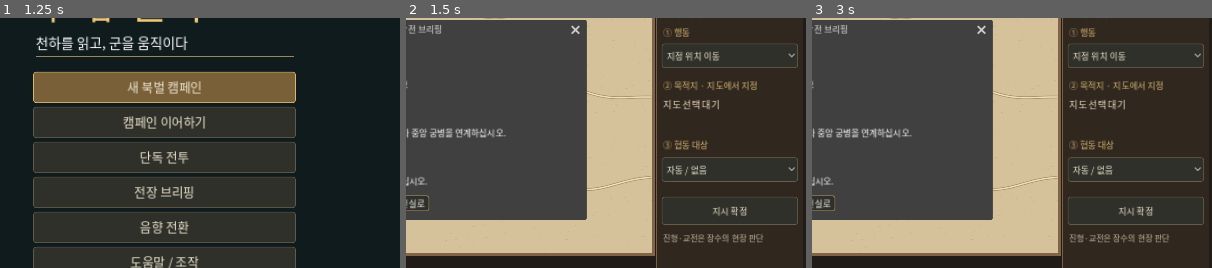
Above: before the commit, frames 1-3 (left to right).
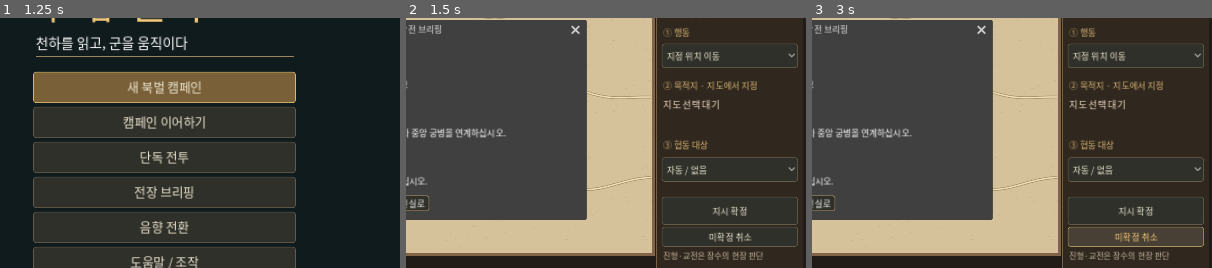
Above: after the commit, the same moments.

Repository: slows28/gunryak
Game: Godot game, scene res://main.tscn
The game is run twice, just before and just after one commit, with the same random seed, the same clock (stepped at 60 frames per second) and the same inputs.
Inputs (mouse positions are % of the whole screen's width and height, from its top left):
- Up to frame 1 (1.25 s): click "작전 지도" at 0.5 s
- Up to frame 2 (1.5 s): click "작전 지도 열기" at 1.25 s
- Up to frame 3 (3 s): click "상세 편성" at 2 s; click (90, 72) at 2.75 s, where only the run after the commit has a clickable "미확정 취소"
The pictures show only the part of the screen within x 50-100%, y 28-78%; the shares and areas given below are measured in that part.

Frame 1 is identical in both runs. In frame 2, 1.2% of the frame differs, in the area x 64-98%, y 83-97%; in frame 3, 2.8%.

Commit message:
fix: preserve unconfirmed map orders, explicit cancel and safe screen switching

Diff:
--- a/scripts/order_map.gd
+++ b/scripts/order_map.gd
@@ -59,19 +59,28 @@
     info.autowrap_mode=TextServer.AUTOWRAP_WORD_SMART
     _label("① 행동",Vector2(1048,235),Vector2(216,24),14,GOLD)
     action_choice=_choice(Vector2(1046,265),Vector2(218,39),ACTIONS)
-    action_choice.item_selected.connect(func(_i: int): draft_dirty=true; queue_redraw())
+    action_choice.item_selected.connect(func(_i: int):
+        draft_dirty=true
+        queue_redraw())
     _label("② 목적지 · 지도에서 지정",Vector2(1048,320),Vector2(220,25),14,GOLD)
     destination_label=_label("",Vector2(1048,350),Vector2(220,52),15,Color("#eadbc1"))
     destination_label.autowrap_mode=TextServer.AUTOWRAP_WORD_SMART
     _label("③ 협동 대상",Vector2(1048,415),Vector2(216,25),14,GOLD)
     partner_choice=_choice(Vector2(1046,447),Vector2(218,39),[])
-    partner_choice.item_selected.connect(func(_i: int): draft_dirty=true; queue_redraw())
+    partner_choice.item_selected.connect(func(_i: int):
+        draft_dirty=true
+        queue_redraw())
     apply=_button("지시 확정",Vector2(1046,510),Vector2(218,45),_apply)
-    _label("진형·교전은 장수의 현장 판단",Vector2(1048,565),Vector2(218,51),13,Color("#c4b69e")).autowrap_mode=TextServer.AUTOWRAP_WORD_SMART
+    _button("미확정 취소",Vector2(1046,558),Vector2(218,31),func():
+        draft_dirty=false
+        _select(selected_id))
+    _label("진형·교전은 장수의 현장 판단",Vector2(1048,593),Vector2(218,32),13,Color("#c4b69e")).autowrap_mode=TextServer.AUTOWRAP_WORD_SMART
     feedback=_label("",Vector2(25,637),Vector2(920,58),17,GOLD)
     feedback.autowrap_mode=TextServer.AUTOWRAP_WORD_SMART
-    _button("상세 편성",Vector2(22,721),Vector2(170,54),func(): game._open_planning())
-    _button("메뉴",Vector2(205,721),Vector2(116,54),func(): hide(); game._show_title())
+    _button("상세 편성",Vector2(22,721),Vector2(170,54),func(): game.call("_open_planning"))
+    _button("메뉴",Vector2(205,721),Vector2(116,54),func():
+        hide()
+        game.call("_show_title"))
     launch=_button("전투 개시",Vector2(1008,718),Vector2(252,58),_launch)
     var style:=StyleBoxFlat.new()
     style.bg_color=Color("#704133")
@@ -123,6 +132,7 @@
         roster.set_item_metadata(roster.item_count-1,id)
     feedback.text="부대 말을 끌거나 지도에 목적지를 찍고 행동 및 연계 대상을 지정하십시오."
     if mid_battle: feedback.text="전투 중 명령은 6턴부터 전령으로 전달됩니다. 확정 전까지 기존 작전 유지."
+    draft_dirty=false
     _select(game.selected_id)
     show()
     game.move_child(self,game.get_child_count()-1)
@@ -131,6 +141,11 @@
 func _select(id:int)->void:
     var u:Dictionary=sim.find_unit(id)
     if u.is_empty(): return
+    if draft_dirty and selected_id!=id:
+        feedback.text="현재 부대의 미확정 지시를 먼저 확정하거나 취소하십시오."
+        for i in range(roster.item_count):
+            if int(roster.get_item_metadata(i))==selected_id: roster.select(i)
+        return
     selected_id=id
     game.selected_id=id
     for i in range(roster.item_count):
@@ -148,7 +163,7 @@
         partner_choice.add_item(str(friend["name"])+" 군단",other)
         if other==assigned: partner_choice.select(partner_choice.item_count-1)
     has_destination=bool(u.get("has_destination",false))
-    destination=u.get("order_destination",u["pos"])
+    destination=u.get("order_destination",u["pos"]) if has_destination else u["pos"]
     draft_dirty=false
     _update_destination()
     queue_redraw()
@@ -173,8 +188,8 @@
         feedback.text="미확정 지시가 있습니다. 지시 확정 후 진행하십시오."
         return
     hide()
-    if in_battle: game._return_to_battle()
-    else: game._start()
+    if in_battle: game.call("_return_to_battle")
+    else: game.call("_start")
 
 func _point(p:Vector2)->Vector2:
     return MAP.position+p/sim.field_size*MAP.size
@@ -195,7 +210,13 @@
                 if float(u["troops"])>0 and d<best:
                     best=d
                     drag_id=id
-            if drag_id>=0: _select(drag_id)
+            if drag_id>=0:
+                _select(drag_id)
+                if selected_id!=drag_id:
+                    drag_id=-1
+                    drag_origin=Vector2.ZERO
+                    accept_event()
+                    return
             dragging=false
             accept_event()
         elif not event.pressed and (drag_id>=0 or MAP.has_point(drag_origin)):
